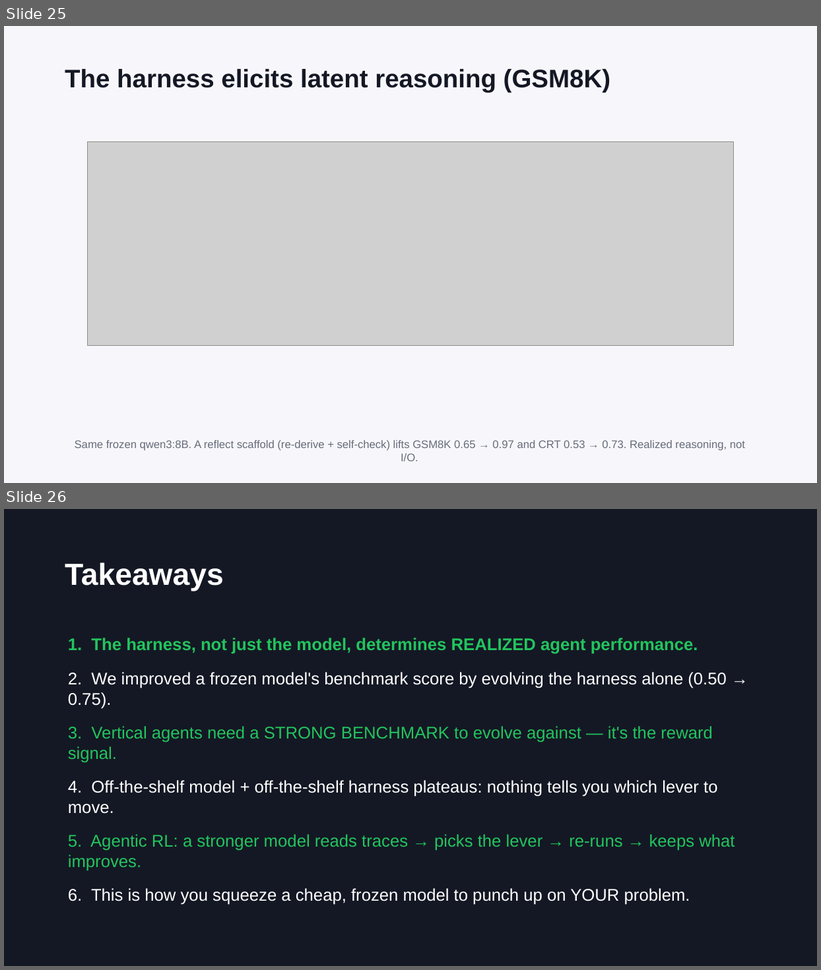
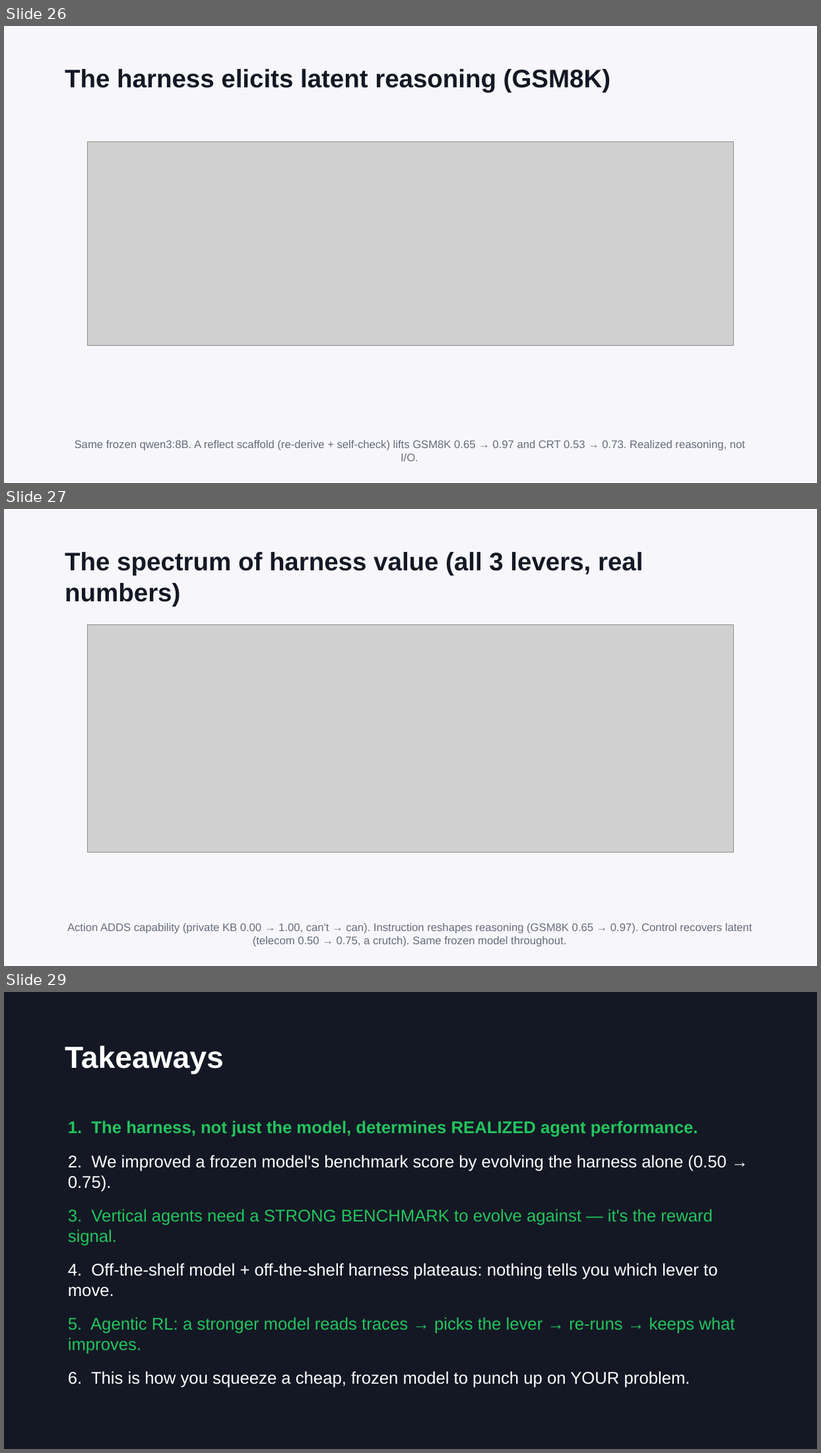
Before and after one commit to epuerta9/HarnessX, a slide deck: workshop/harness-evolution-workshop.pptx. Shown one above the other, each under a label of ours: slides 25 and 26 before the commit, slides 26, 27 and 29 after it; the slides between them are not shown. The pictures are 821x970 and 821x1453 pixels, drawn with LibreOffice and Linux fonts; fonts in the diff are those of the drawing; grey boxes stand for pictures. Boxes give left, top, right and bottom in pixels: in the first picture for what was removed or moved away, otherwise in the second. Text is boxed around its words. In the diff, an @@ line names an element or a change of style, - is before the commit and + after.

```diff
--- a/workshop/harness-evolution-workshop.pptx
+++ b/workshop/harness-evolution-workshop.pptx
@@ slide 27 added at [4,509,817,966], background #F7F7FB @@
@@ text added at [65,552,643,606], 30 pt, text #141824, bold @@
+The spectrum of harness value (all 3 levers, real numbers)
@@ picture added at [88,625,734,853] @@
@@ text added at [67,923,752,947], 13 pt, text #666C7A @@
+Action ADDS capability (private KB 0.00 → 1.00, can't → can). Instruction reshapes reasoning (GSM8K 0.65 → 0.97). Control recovers latent (telecom 0.50 → 0.75, a crutch). Same frozen model throughout.
@@ what was slide 25 is now slide 26 @@
@@ what was slide 26 is now slide 29 @@
```
Also in this commit, not shown: 2 other slides added, 8 other files.
